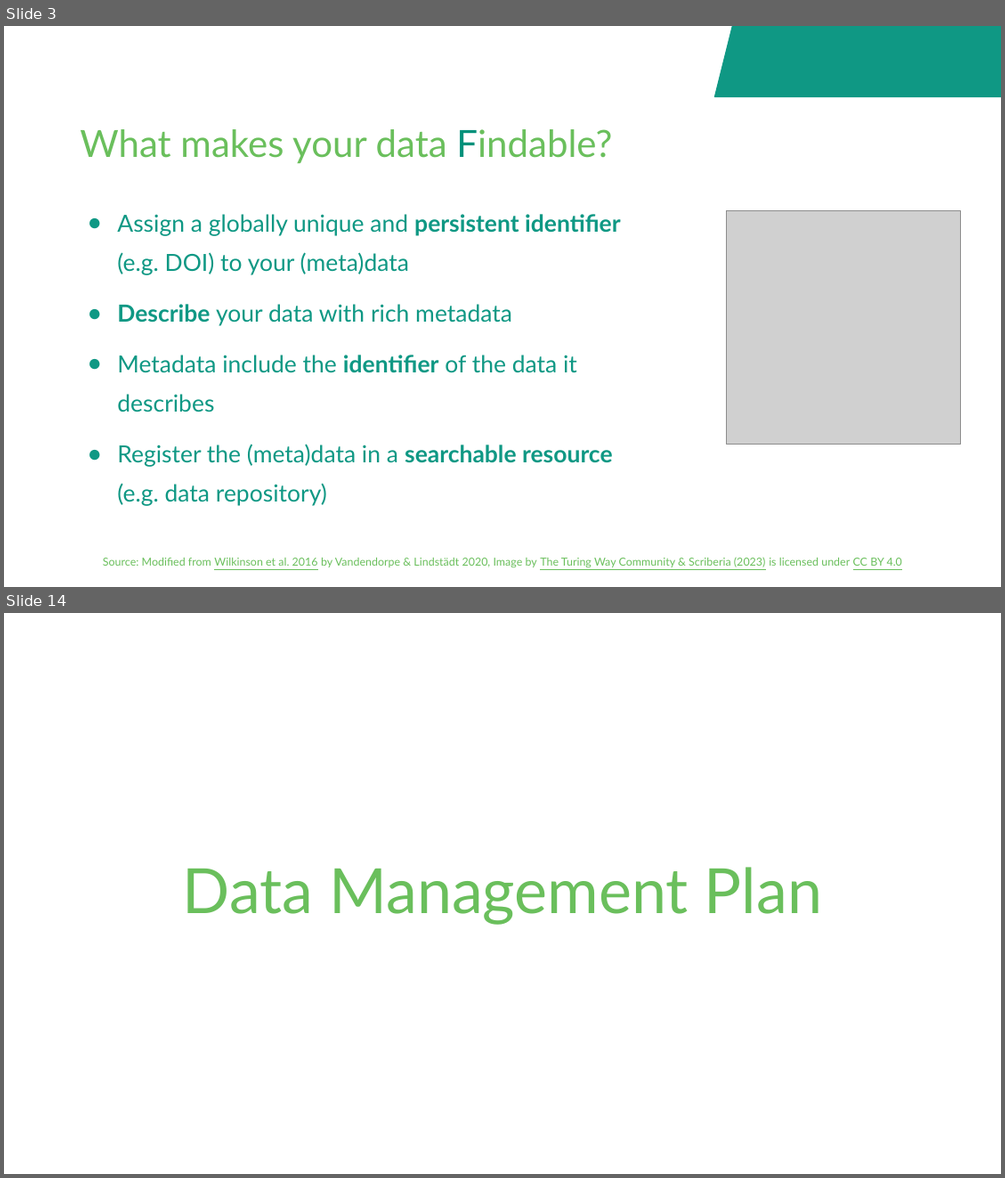
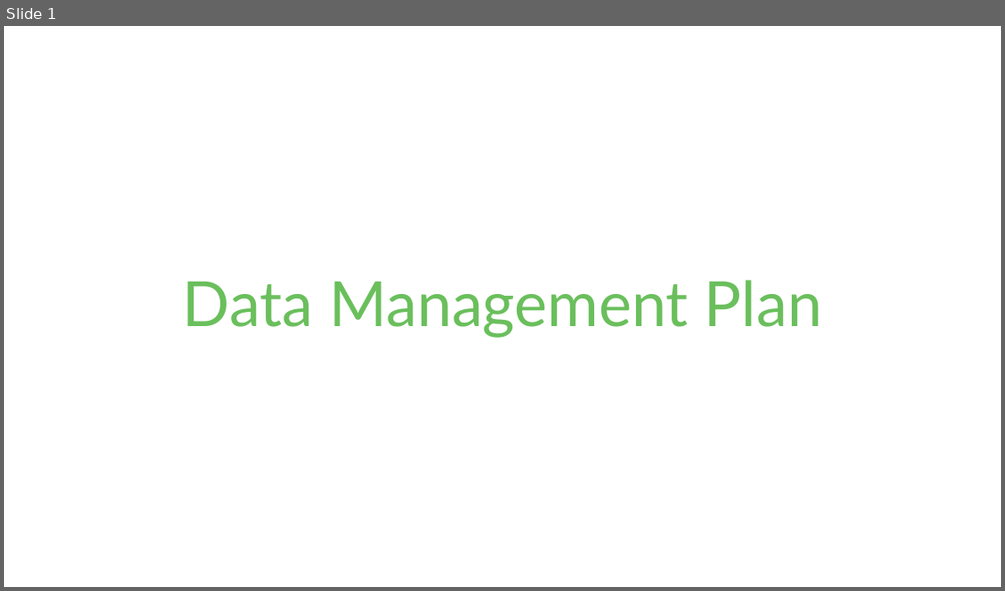
Before and after one commit to fairagro/FAIRagro_Modular-RDM-Training-Material, a slide deck: FAIRagro_Trainings_planned/2026-11_YSM_JKI/20261116-07-Plan-20min-Bosse.odp. Shown one above the other, each under a label of ours: slides 3 and 14 before the commit, slide 1 after it; the slides between them are not shown. The pictures are 1005x1178 and 1005x591 pixels, drawn with LibreOffice and Linux fonts; fonts in the diff are those of the drawing; grey boxes stand for pictures; background and template pictures are left out. Boxes give left, top, right and bottom in pixels: in the first picture for what was removed or moved away, otherwise in the second. Text is boxed around its words. In the diff, an @@ line names an element or a change of style, - is before the commit and + after.

```diff
--- a/FAIRagro_Trainings_planned/2026-11_YSM_JKI/20261116-07-Plan-20min-Bosse.odp
+++ b/FAIRagro_Trainings_planned/2026-11_YSM_JKI/20261116-07-Plan-20min-Bosse.odp
@@ slide 3 removed at (x1=4, y1=26, x2=1001, y2=587), background #FFFFFF @@
@@ parallelogram removed at (x1=715, y1=26, x2=1001, y2=97) @@
@@ title removed at (x1=80, y1=129, x2=612, y2=163) @@
-What makes your data Findable?
@@ picture removed at (x1=727, y1=211, x2=961, y2=444) @@
@@ text removed at (x1=117, y1=214, x2=621, y2=506) @@
-● Assign a globally unique and persistent identifier (e.g. DOI) to your (meta)data
-● Describe your data with rich metadata
-● Metadata include the identifier of the data it describes
-● Register the (meta)data in a searchable resource (e.g. data repository)
@@ text removed at (x1=103, y1=556, x2=902, y2=567) @@
-Source: Modified from Wilkinson et al. 2016 by Vandendorpe & Lindstädt 2020, Image by The Turing Way Community & Scriberia (2023) is licensed under CC BY 4.0
@@ what was slide 14 is now slide 1 @@
```
Also in this commit, not shown: 2 slides changed, 17 other slides removed, 28 other files.
